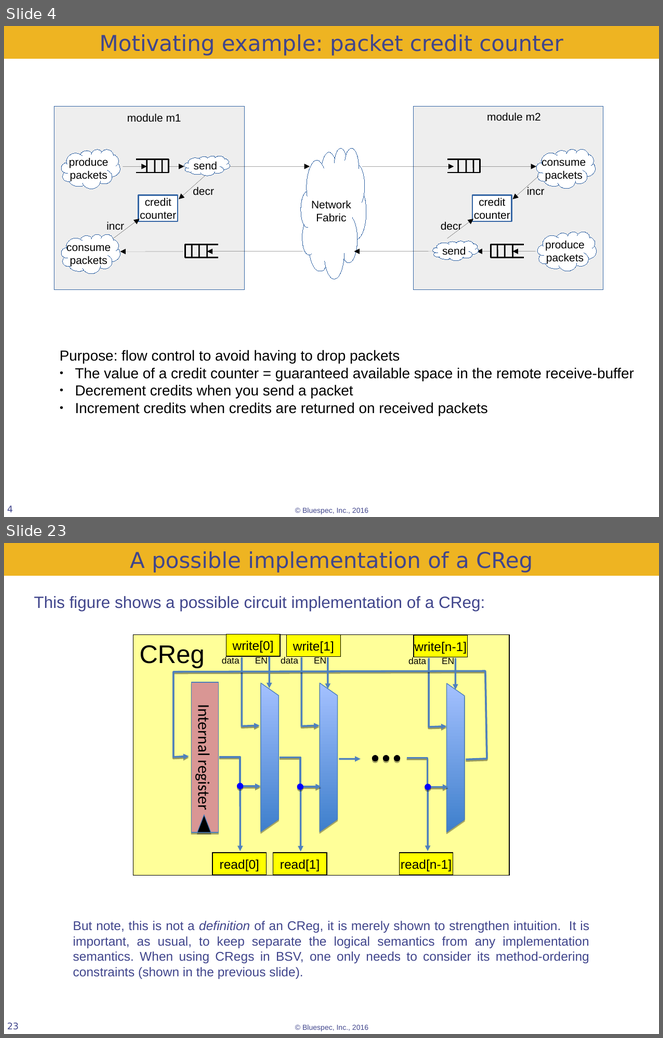
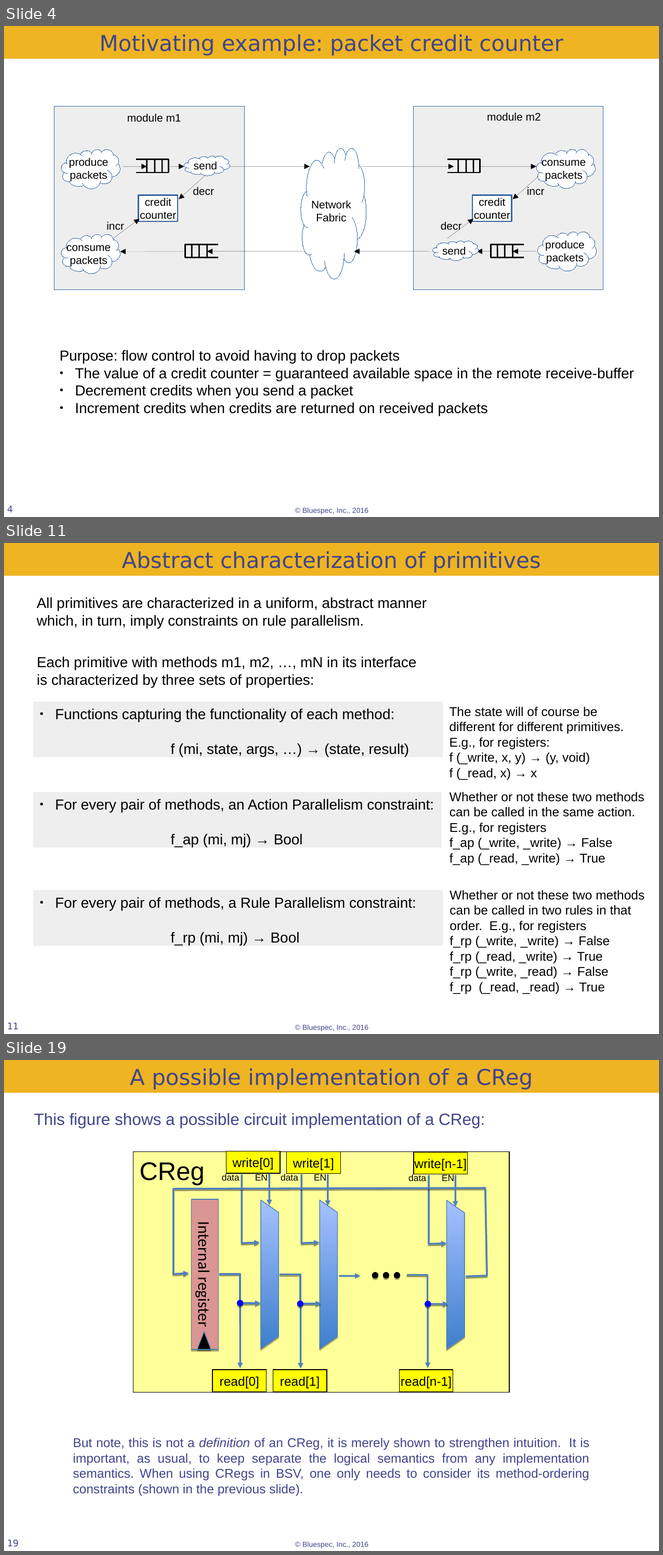
Before and after one commit to rsnikhil/Bluespec_BSV_Formal_Semantics, a slide deck: BSV_Semantics.odp. Shown one above the other, each under a label of ours: slides 4 and 23 before the commit, slides 4, 11 and 19 after it; the slides between them are not shown. The pictures are 663x1038 and 663x1555 pixels, drawn with LibreOffice and Linux fonts; fonts in the diff are those of the drawing; background and template pictures are left out. Boxes give left, top, right and bottom in pixels: in the first picture for what was removed or moved away, otherwise in the second. Text is boxed around its words. In the diff, an @@ line names an element or a change of style, - is before the commit and + after.

```diff
--- a/BSV_Semantics.odp
+++ b/BSV_Semantics.odp
@@ slide 11 added at (4,543,659,1034), background #FFFFFF; not listed: 1 template element that a slide beside it also shows @@
@@ rectangle added at (4,543,659,576), fill #EEB422, 24 pt, text #40458C @@
+Abstract characterization of primitives
@@ text added at (37,597,427,628), 16 pt, text #000000 @@
+All primitives are characterized in a uniform, abstract manner
+which, in turn, imply constraints on rule parallelism.
@@ text added at (37,656,416,688), 16 pt, text #000000 @@
+Each primitive with methods m1, m2, …, mN in its interface
+is characterized by three sets of properties:
@@ rectangle added at (34,702,443,757), fill #EEEEEE, 16 pt, text #000000 @@
+● Functions capturing the functionality of each method:
+f (mi, state, args, …) → (state, result)
@@ text added at (450,707,624,780), 14 pt, text #000000 @@
+The state will of course be different for different primitives.
+E.g., for registers:
+f (_write, x, y) → (y, void)
+f (_read, x) → x
@@ rectangle added at (34,792,442,848), fill #EEEEEE, 16 pt, text #000000 @@
+● For every pair of methods, an Action Parallelism constraint:
+f_ap (mi, mj) → Bool
@@ text added at (450,792,645,865), 14 pt, text #000000 @@
+Whether or not these two methods can be called in the same action. E.g., for registers
+f_ap (_write, _write) → False
+f_ap (_read, _write) → True
@@ rectangle added at (34,890,443,946), fill #EEEEEE, 16 pt, text #000000 @@
+● For every pair of methods, a Rule Parallelism constraint:
+f_rp (mi, mj) → Bool
@@ text added at (450,890,645,994), 14 pt, text #000000 @@
+Whether or not these two methods can be called in two rules in that order. E.g., for registers
+f_rp (_write, _write) → False
+f_rp (_read, _write) → True
+f_rp (_write, _read) → False
+f_rp (_read, _read) → True
@@ page number added at (7,1023,19,1030), 10 pt, text #40458C @@
+11
@@ what was slide 23 is now slide 19 @@
@@ page number at (7,1540,19,1547): text changed @@
-23
+19
```
Also in this commit, not shown: 7 slides changed, 7 other slides added, 5 slides removed.
